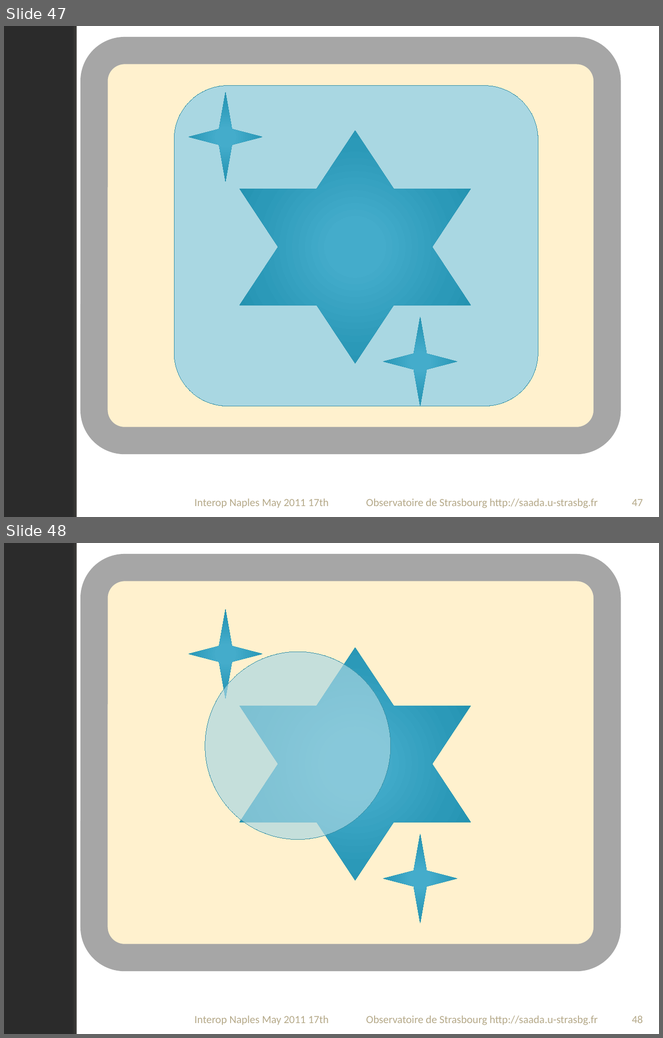
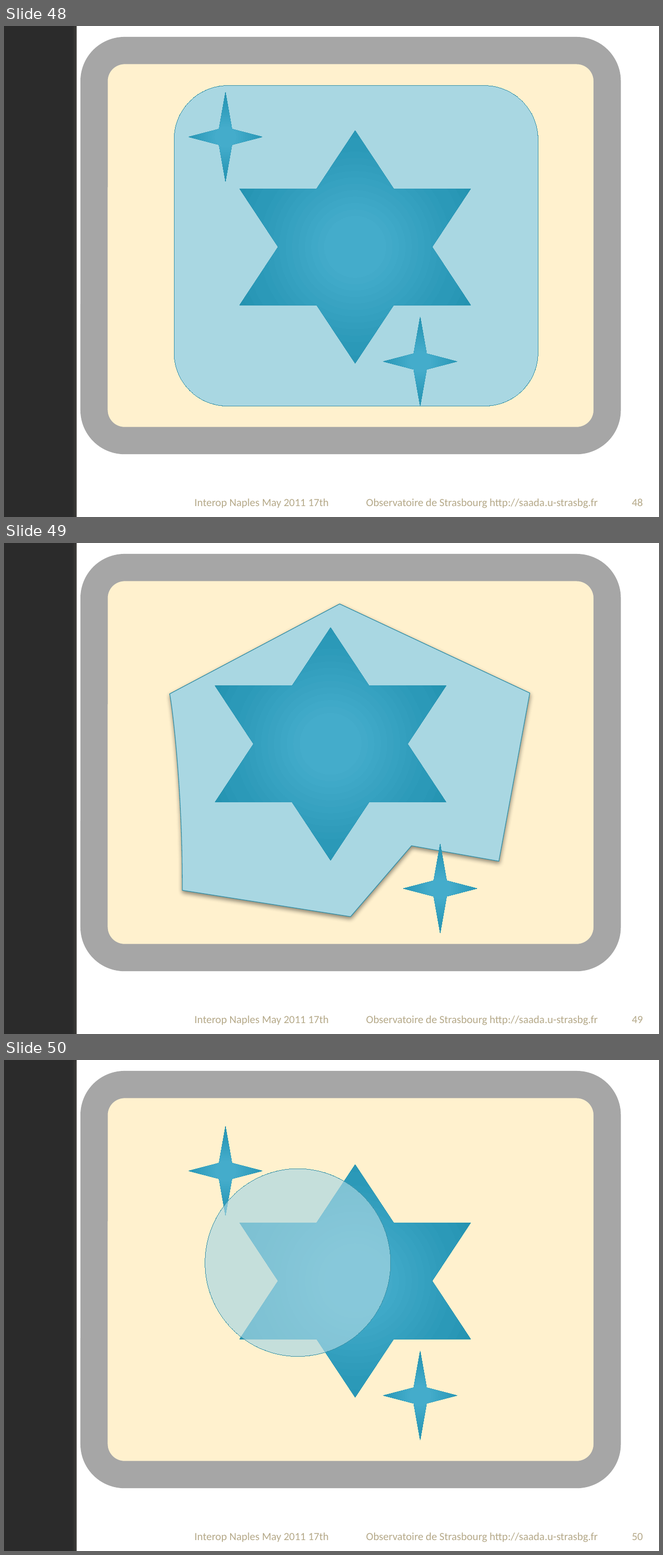
Before and after one commit to lmichel/saada, a slide deck: saadasvn/graphicalstuff/IconSource.pptx. Shown one above the other, each under a label of ours: slides 47 and 48 before the commit, slides 48, 49 and 50 after it. The pictures are 663x1038 and 663x1555 pixels, drawn with LibreOffice and Linux fonts; fonts in the diff are those of the drawing; background and template pictures are left out; a plain dark background stands for a picture behind light text. Boxes give left, top, right and bottom in pixels: in the first picture for what was removed or moved away, otherwise in the second. Text is boxed around its words. In the diff, an @@ line names an element or a change of style, - is before the commit and + after.

```diff
--- a/saadasvn/graphicalstuff/IconSource.pptx
+++ b/saadasvn/graphicalstuff/IconSource.pptx
@@ slide 49 added at (4,543,659,1034), background picture (left out); not listed: 2 template elements that a slide beside it also shows @@
@@ group added at (94,568,607,958): 2 stars, 1 rounded rectangle, 1 freeform shape @@
@@ text added at (194,1016,328,1026), 12 pt, text #B6A98A @@
+Interop Naples May 2011 17th
@@ text added at (366,1016,598,1026), 12 pt, text #B6A98A @@
+Observatoire de Strasbourg http://saada.u-strasbg.fr
@@ page number added at (632,1016,643,1023), 12 pt, text #B6A98A @@
+49
@@ what was slide 47 is now slide 48 @@
@@ page number at (632,499,643,506): text changed @@
-47
+48
@@ what was slide 48 is now slide 50 @@
@@ page number at (632,1533,643,1540): text changed @@
-48
+50
```
Also in this commit, not shown: 1 other slide added.
